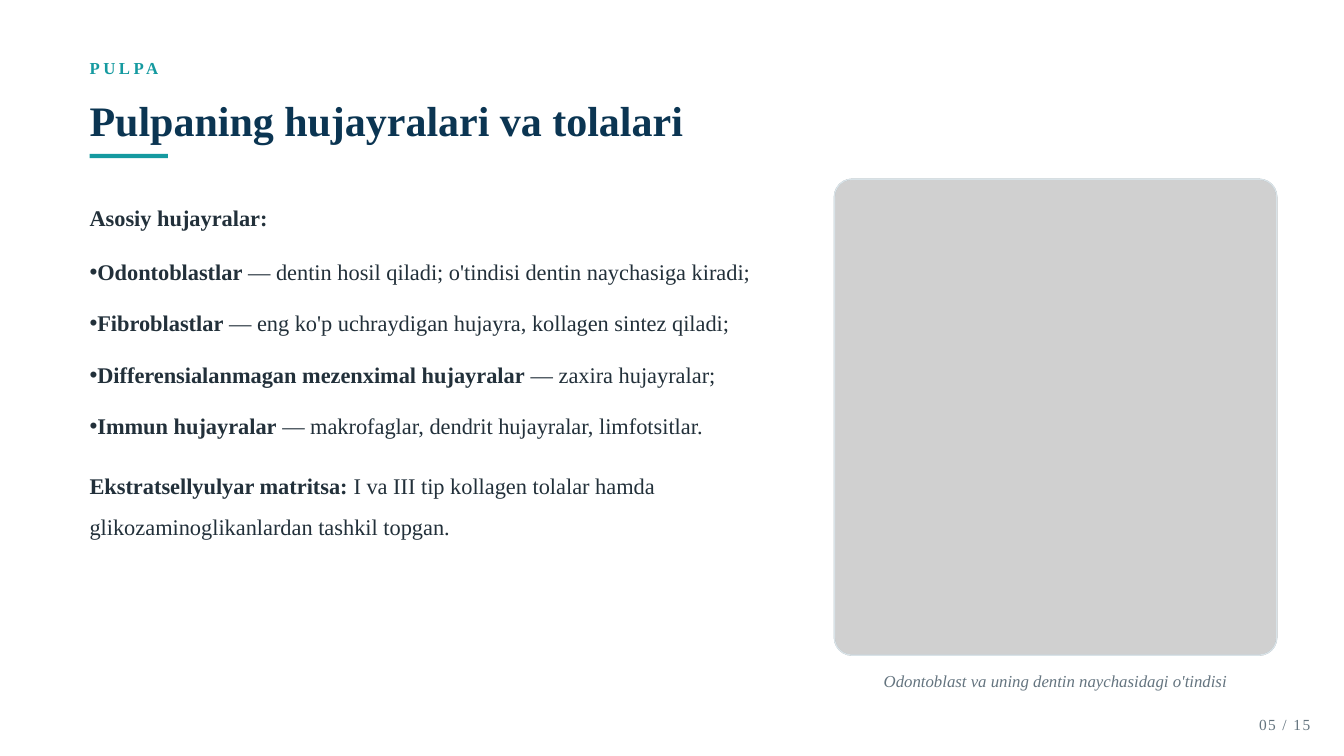
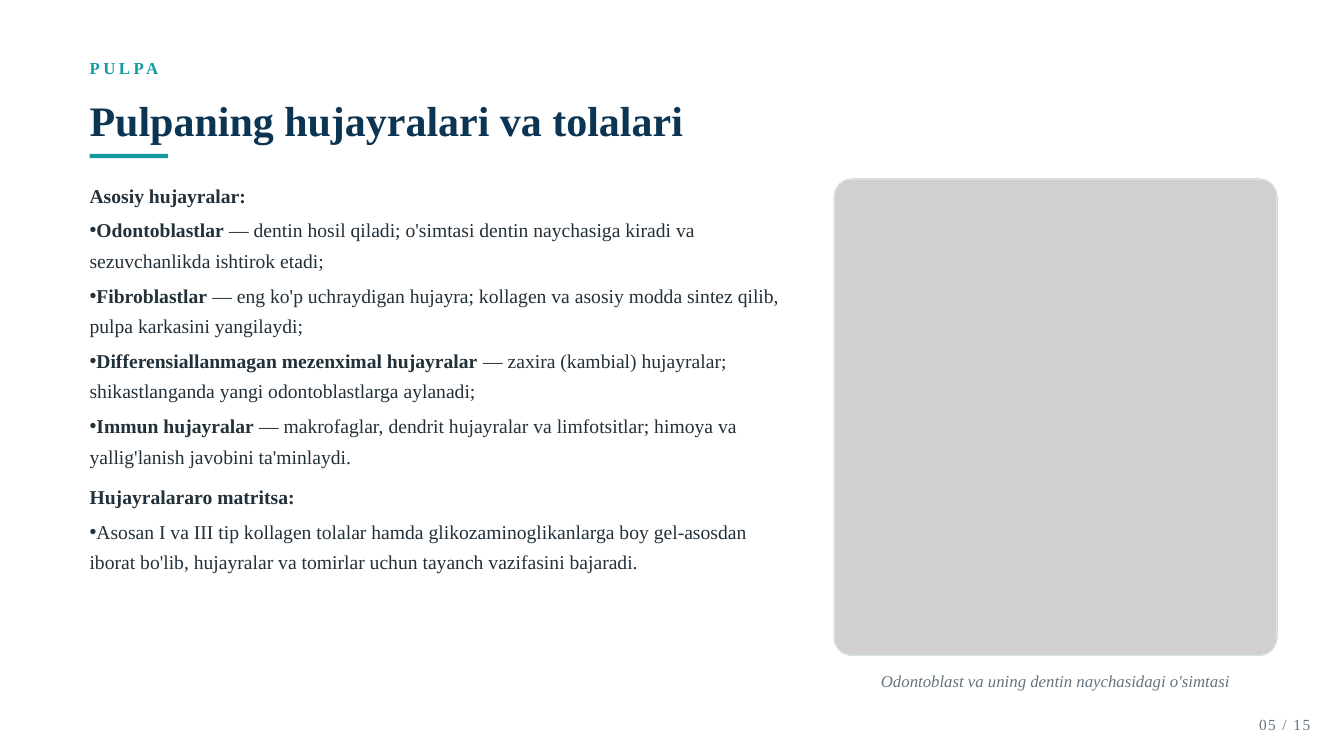
Before and after one commit to dasturland/taqdimot, a slide deck: slide 5 of Tish_tuzilishi.pptx. Drawn at 1344x756 pixels with LibreOffice and Linux fonts; fonts in the diff are those of the drawing; grey boxes stand for pictures. Boxes give left, top, right and bottom in pixels: in the first picture for what was removed or moved away, otherwise in the second. Text is boxed around its words. In the diff, an @@ line names an element or a change of style, - is before the commit and + after.

Commit message:
Taqdimot mazmunini boyitish: pulpa va periodont slaydlariga chuqur ma'lumot qo'shildi

```diff
--- a/Tish_tuzilishi.pptx
+++ b/Tish_tuzilishi.pptx
@@ text "Asosiy hujayralar:" moved from (x1=90, y1=210, x2=750, y2=540) to (x1=90, y1=189, x2=779, y2=574) @@
@@ text at (x1=90, y1=189, x2=246, y2=208): size 16 to 14 pt in "Asosiy hujayralar:"; line spacing 1.5 to 1.3 @@
@@ text at (x1=90, y1=223, x2=779, y2=574): text changed; size 16 to 14 pt @@
-• Odontoblastlar — dentin hosil qiladi; o'tindisi dentin naychasiga kiradi;
-• Fibroblastlar — eng ko'p uchraydigan hujayra, kollagen sintez qiladi;
-• Differensialanmagan mezenximal hujayralar — zaxira hujayralar;
-• Immun hujayralar — makrofaglar, dendrit hujayralar, limfotsitlar.
-Ekstratsellyulyar matritsa: I va III tip kollagen tolalar hamda glikozaminoglikanlardan tashkil topgan.
+• Odontoblastlar — dentin hosil qiladi; o'simtasi dentin naychasiga kiradi va sezuvchanlikda ishtirok etadi;
+• Fibroblastlar — eng ko'p uchraydigan hujayra; kollagen va asosiy modda sintez qilib, pulpa karkasini yangilaydi;
+• Differensiallanmagan mezenximal hujayralar — zaxira (kambial) hujayralar; shikastlanganda yangi odontoblastlarga aylanadi;
+• Immun hujayralar — makrofaglar, dendrit hujayralar va limfotsitlar; himoya va yallig'lanish javobini ta'minlaydi.
+Hujayralararo matritsa:
+• Asosan I va III tip kollagen tolalar hamda glikozaminoglikanlarga boy gel-asosdan iborat bo'lib, hujayralar va tomirlar uchun tayanch vazifasini bajaradi.
@@ text at (x1=881, y1=675, x2=1229, y2=691): text changed @@
-Odontoblast va uning dentin naychasidagi o'tindisi
+Odontoblast va uning dentin naychasidagi o'simtasi
```
Also in this commit, not shown: 13 other slides changed.
